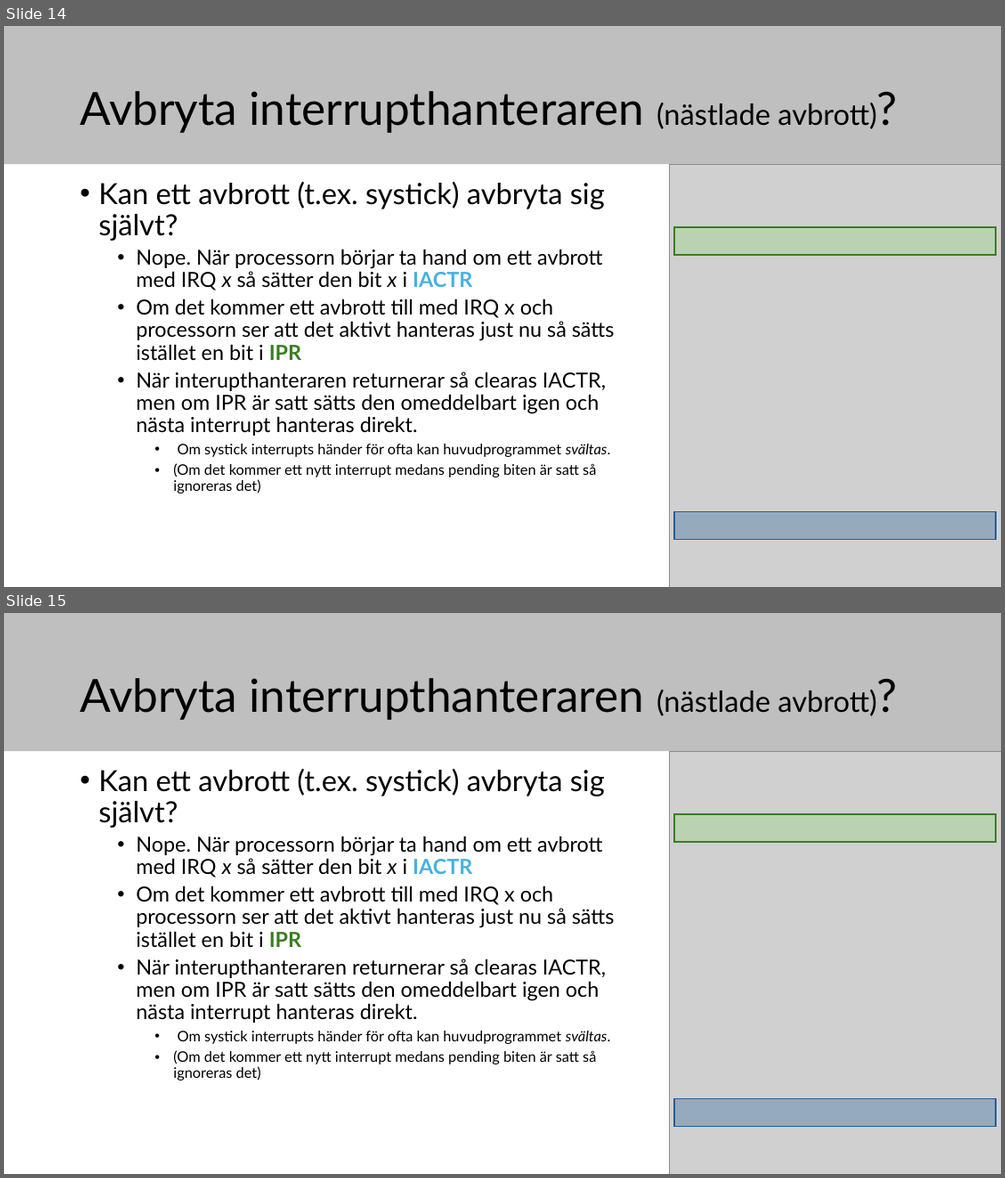
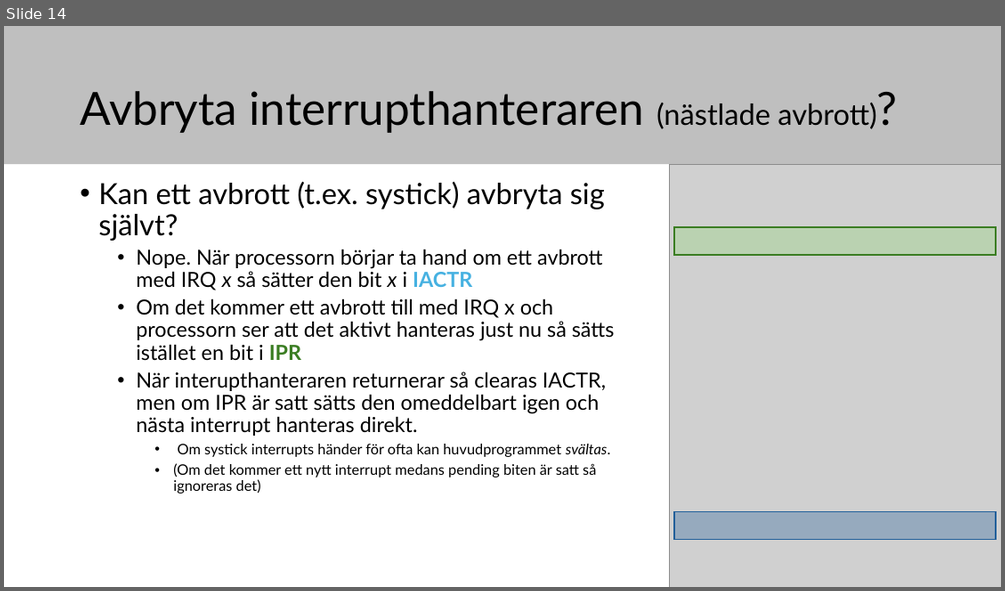
Before and after one commit to elias-at-chalmers/mop-lecture_notes-mirror, a slide deck: slides/lecture09_external_interrupts.pptx. Shown one above the other, each under a label of ours: slides 14 and 15 before the commit, slide 14 after it. The pictures are 1005x1178 and 1005x591 pixels, drawn with LibreOffice and Linux fonts; fonts in the diff are those of the drawing; grey boxes stand for pictures. Boxes give left, top, right and bottom in pixels: in the first picture for what was removed or moved away, otherwise in the second. Text is boxed around its words. In the diff, an @@ line names an element or a change of style, - is before the commit and + after.

Commit message:
Working on lecture 09

```diff
--- a/slides/lecture09_external_interrupts.pptx
+++ b/slides/lecture09_external_interrupts.pptx
@@ slide 15 removed at (x1=4, y1=613, x2=1001, y2=1174), background #FFFFFF; not listed: 1 template element that a slide beside it also shows @@
@@ title removed at (x1=80, y1=678, x2=876, y2=720) @@
-Avbryta interrupthanteraren (nästlade avbrott)?
@@ text removed at (x1=98, y1=769, x2=615, y2=1080) @@
-• Kan ett avbrott (t.ex. systick) avbryta sig självt?
-  • Nope. När processorn börjar ta hand om ett avbrott med IRQ x så sätter den bit x i IACTR
-  • Om det kommer ett avbrott till med IRQ x och processorn ser att det aktivt hanteras just nu så sätts istället en bit i IPR
-  • När interupthanteraren returnerar så clearas IACTR, men om IPR är satt sätts den omeddelbart igen och nästa interrupt hanteras direkt.
-    • Om systick interrupts händer för ofta kan huvudprogrammet svältas.
-    • (Om det kommer ett nytt interrupt medans pending biten är satt så ignoreras det)
@@ picture removed at (x1=670, y1=751, x2=1001, y2=1174) @@
@@ rectangle removed at (x1=675, y1=814, x2=995, y2=842) @@
@@ rectangle removed at (x1=675, y1=1098, x2=995, y2=1126) @@
```
Also in this commit, not shown: 2 slides added, 1 other file.
